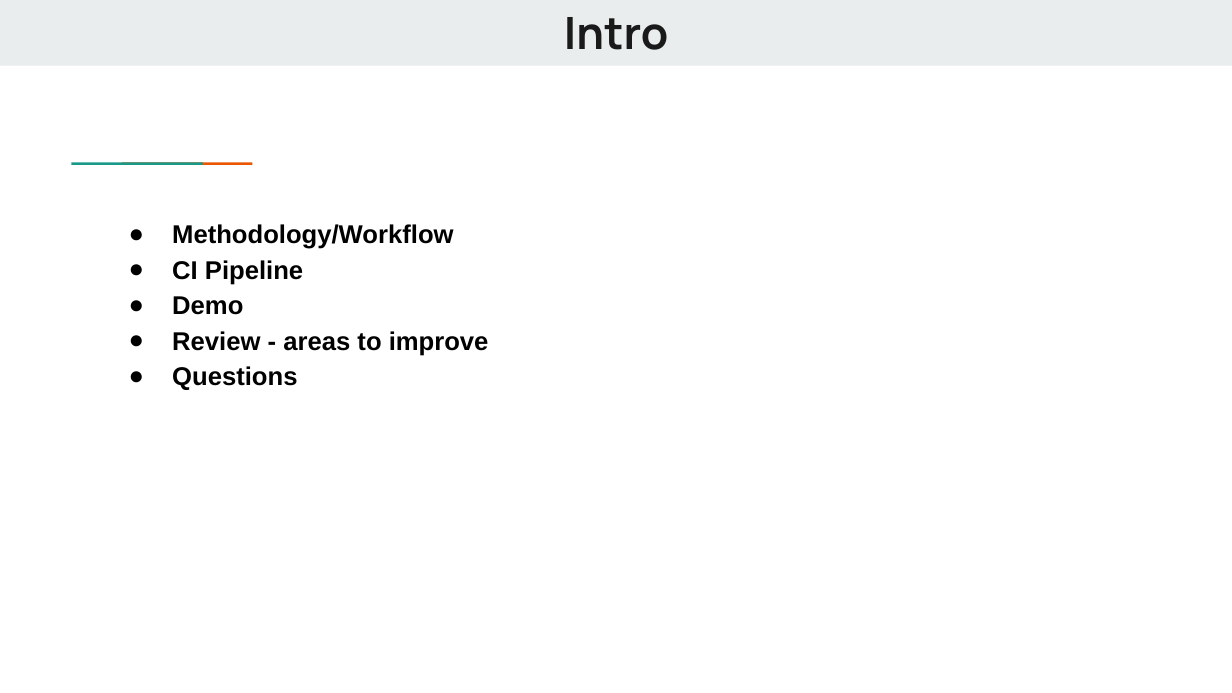
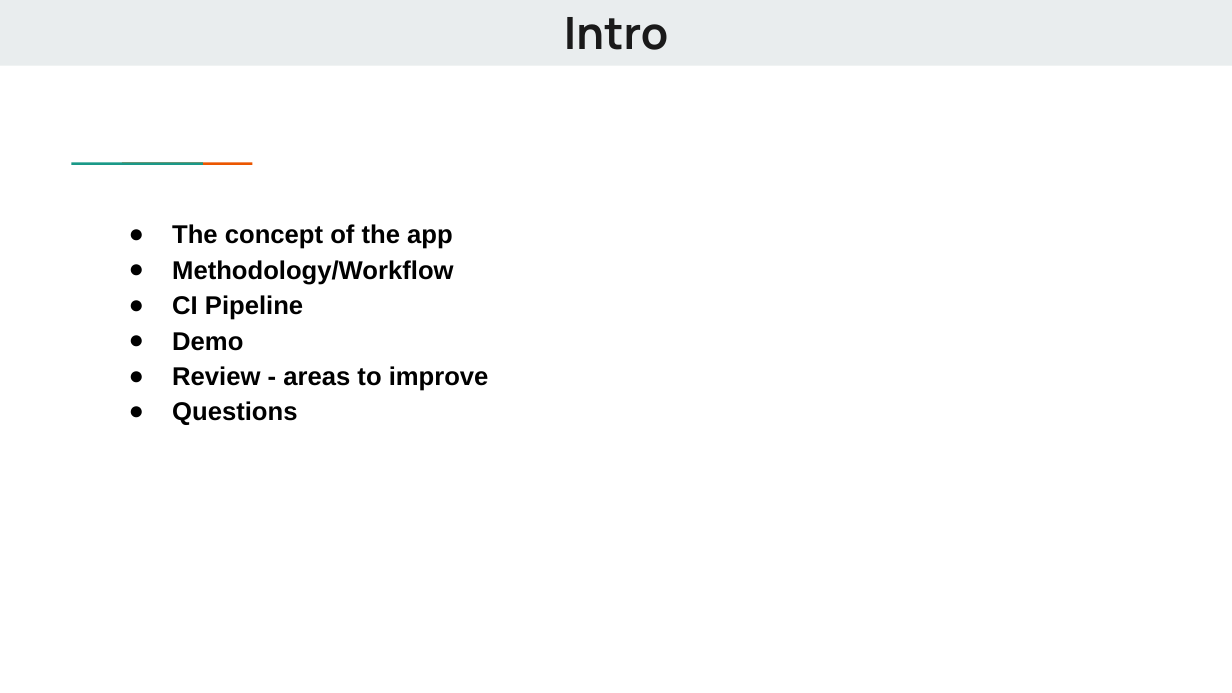
Before and after one commit to sosbourneQA/RomanEmperorsProject, a slide deck: slide 3 of project documentation/RomanEmperors Practical Project.pptx (slide 2 before the commit). Drawn at 1232x693 pixels with LibreOffice and Linux fonts; fonts in the diff are those of the drawing. Boxes give left, top, right and bottom in pixels: in the first picture for what was removed or moved away, otherwise in the second. Text is boxed around its words. In the diff, an @@ line names an element or a change of style, - is before the commit and + after.

```diff
--- a/project documentation/RomanEmperors Practical Project.pptx
+++ b/project documentation/RomanEmperors Practical Project.pptx
@@ text at box(172, 224, 453, 249): paragraph added @@
+● The concept of the app
```
Also in this commit, not shown: 3 other slides changed, 8 slides added, 3 slides removed, 1 other file.
